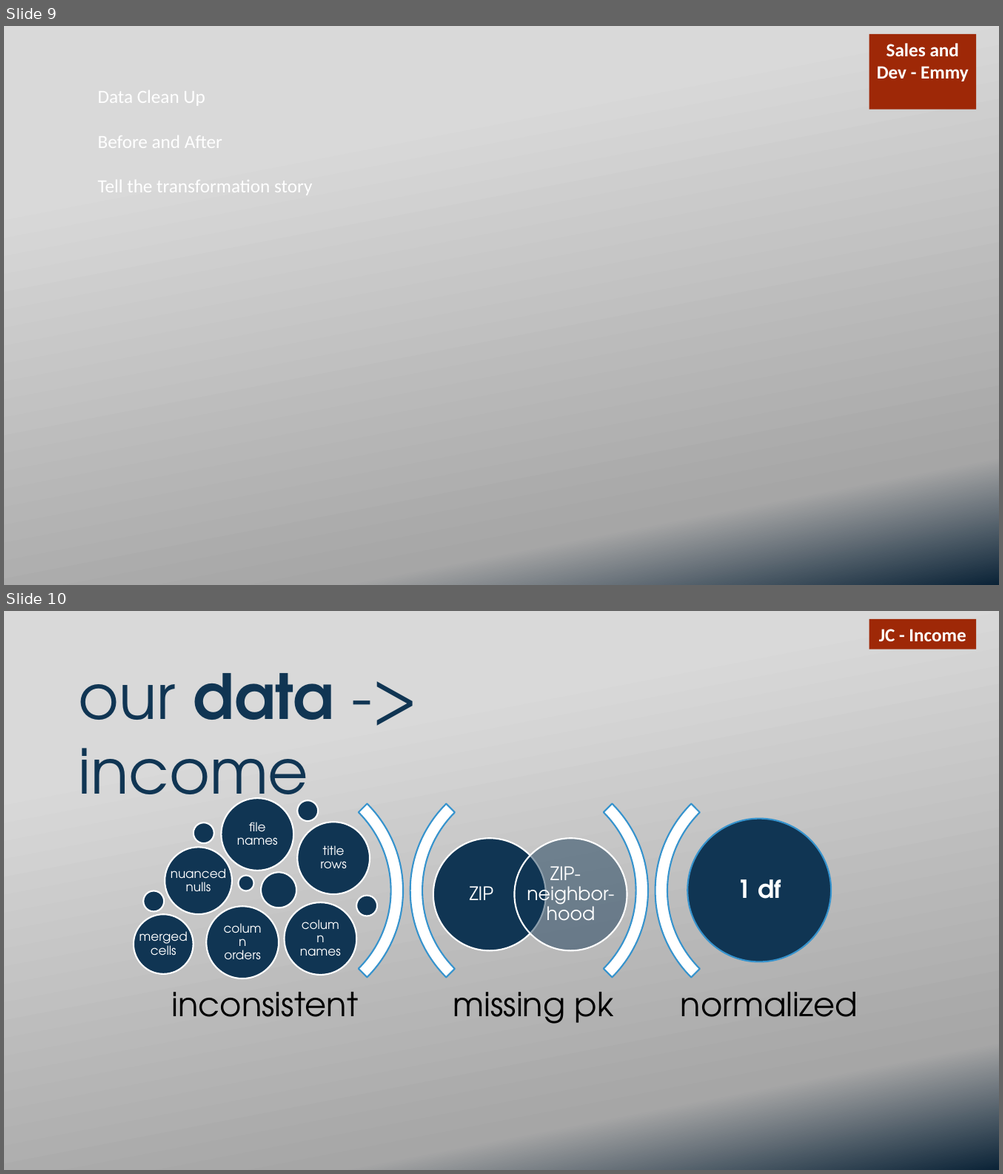
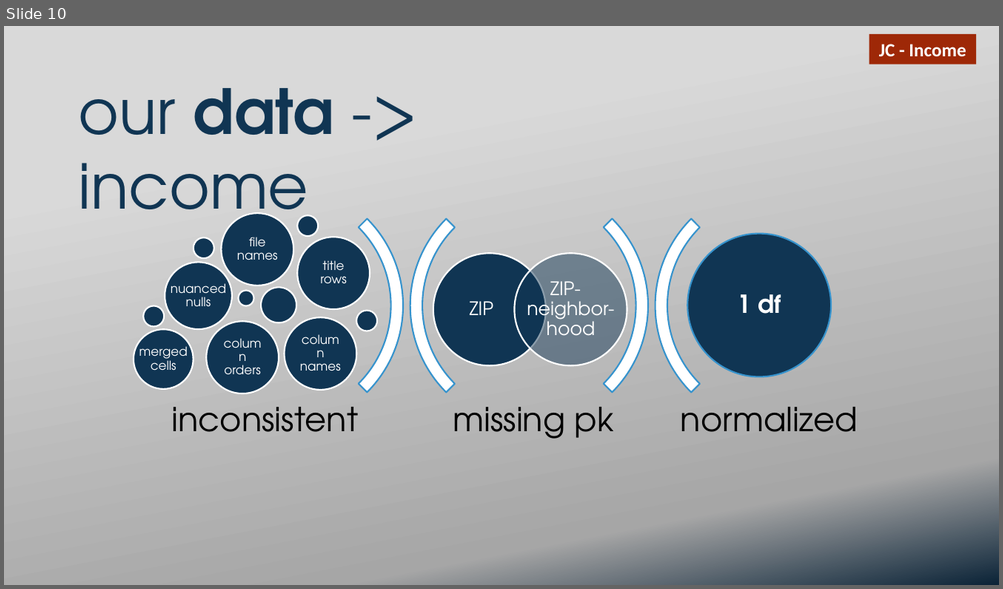
Before and after one commit to ekuo651/NYC-RE-Neighborhood-Trends, a slide deck: Presentation.pptx. Shown one above the other, each under a label of ours: slides 9 and 10 before the commit, slide 10 after it. The pictures are 1003x1174 and 1003x589 pixels, drawn with LibreOffice and Linux fonts; fonts in the diff are those of the drawing; background and template pictures are left out. Boxes give left, top, right and bottom in pixels: in the first picture for what was removed or moved away, otherwise in the second. Text is boxed around its words. In the diff, an @@ line names an element or a change of style, - is before the commit and + after.

Commit message:
edited sales, added dev and junction table slides

```diff
--- a/Presentation.pptx
+++ b/Presentation.pptx
@@ slide 9 removed at bbox=[4, 26, 999, 585], background picture (left out) @@
@@ rectangle removed at bbox=[869, 34, 976, 110] @@
-Sales and Dev - Emmy
@@ text removed at bbox=[98, 86, 312, 198] @@
-Data Clean Up
-Before and After
-Tell the transformation story
```
Also in this commit, not shown: 1 slide changed, 4 slides added, 2 other slides removed.
